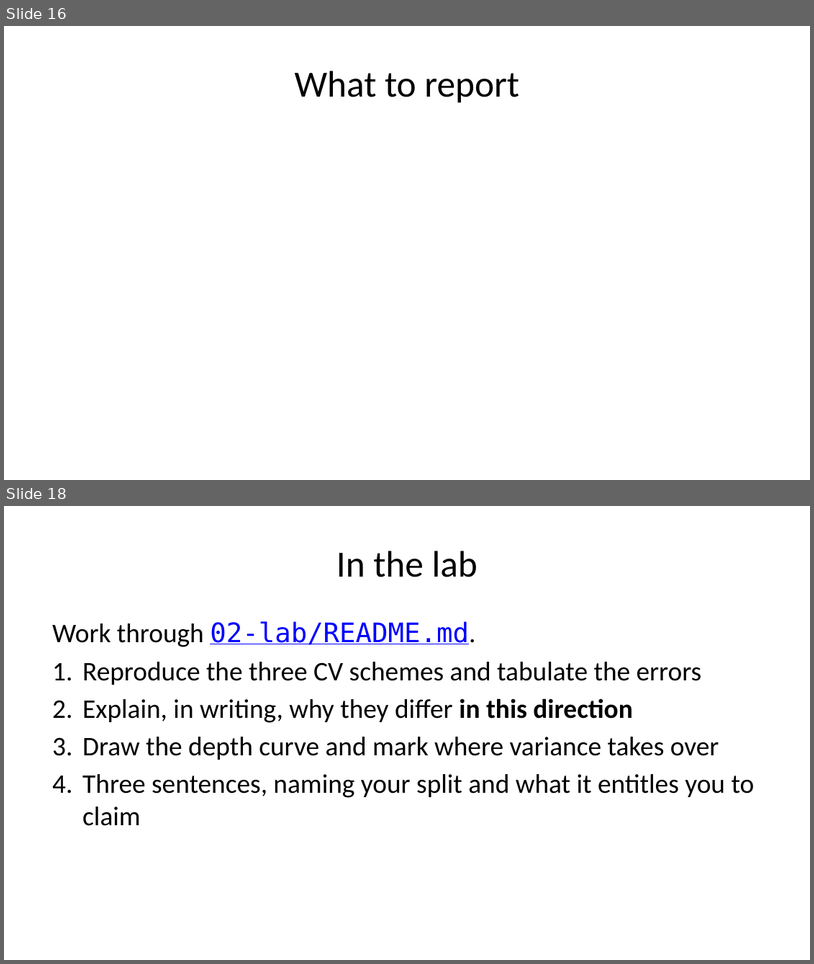
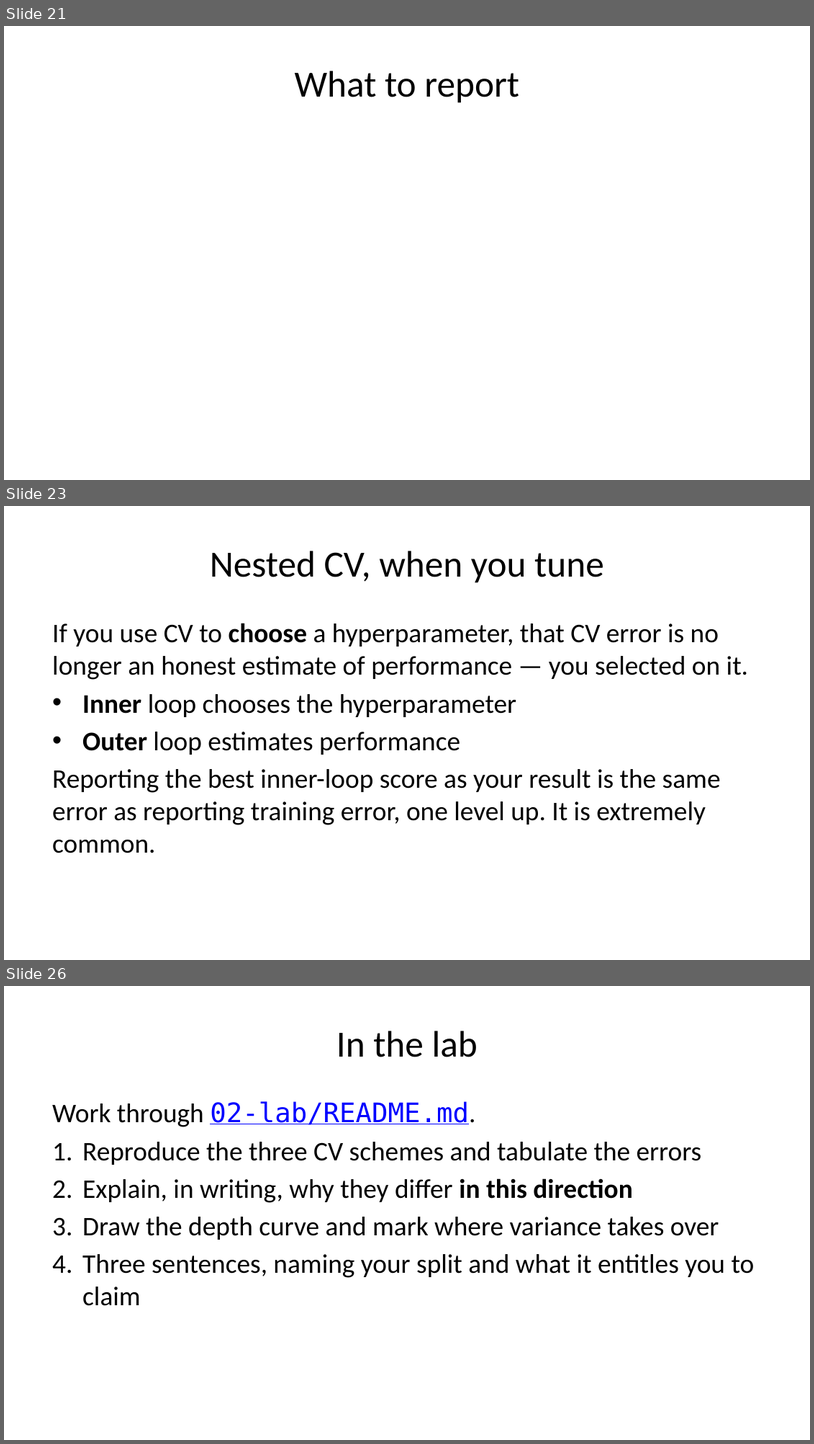
Before and after one commit to warint/quantitative-methods, a slide deck: 04-bias-variance-and-cross-validation/slides.pptx. Shown one above the other, each under a label of ours: slides 16 and 18 before the commit, slides 21, 23 and 26 after it; the slides between them are not shown. The pictures are 814x964 and 814x1444 pixels, drawn with LibreOffice and Linux fonts; fonts in the diff are those of the drawing. Boxes give left, top, right and bottom in pixels: in the first picture for what was removed or moved away, otherwise in the second. Text is boxed around its words. In the diff, an @@ line names an element or a change of style, - is before the commit and + after.

```diff
--- a/04-bias-variance-and-cross-validation/slides.pptx
+++ b/04-bias-variance-and-cross-validation/slides.pptx
@@ slide 23 added at (x1=4, y1=506, x2=810, y2=960), background #FFFFFF @@
@@ title added at (x1=210, y1=551, x2=604, y2=583), 33 pt, text #000000 @@
+Nested CV, when you tune
@@ text added at (x1=52, y1=623, x2=748, y2=853), 24 pt, text #000000 @@
+If you use CV to choose a hyperparameter, that CV error is no longer an honest estimate of performance — you selected on it.
+• Inner loop chooses the hyperparameter
+• Outer loop estimates performance
+Reporting the best inner-loop score as your result is the same error as reporting training error, one level up. It is extremely common.
@@ what was slide 16 is now slide 21 @@
@@ what was slide 18 is now slide 26 @@
```
Also in this commit, not shown: 3 slides changed, 7 other slides added, 23 other files.
